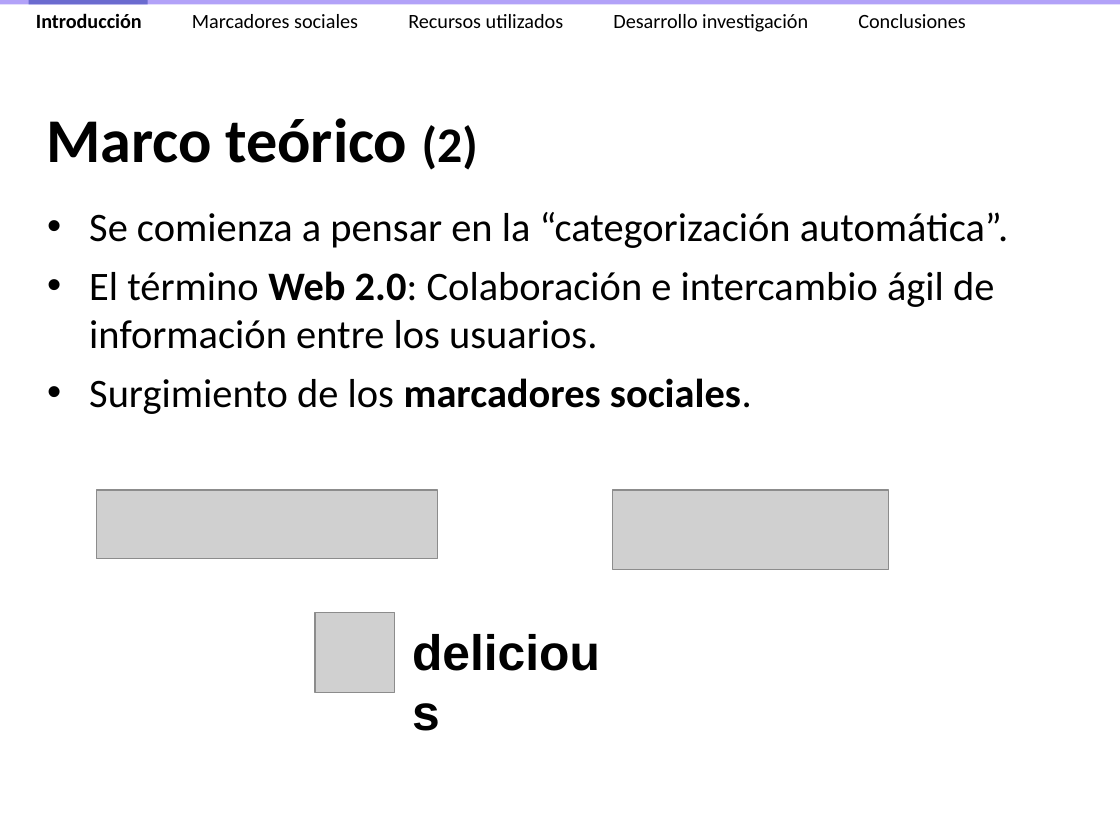
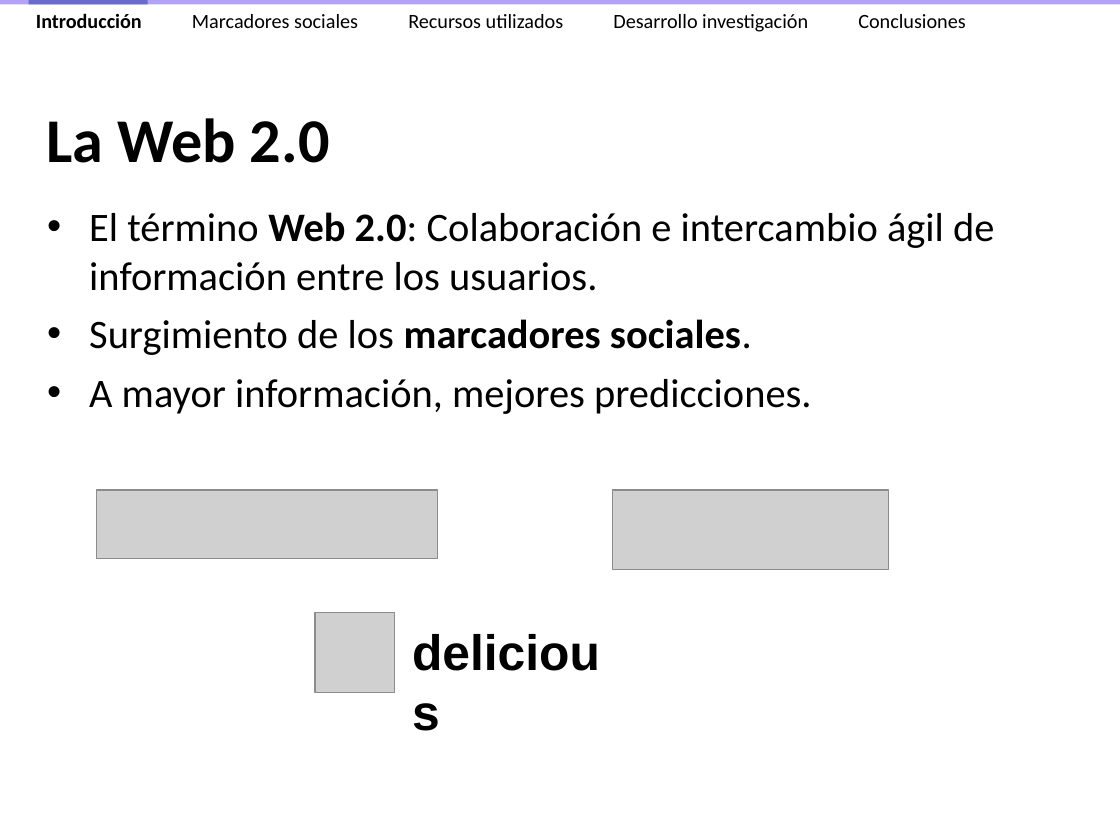
Before and after one commit to ak907kenai/nicotournetesis, a slide deck: slide 8 of docs_trunk/Presentación/Nicolás Tourné - Presentación Tesis (v2.4).ppt (slide 6 before the commit). Drawn at 1120x840 pixels with LibreOffice and Linux fonts; fonts in the diff are those of the drawing; grey boxes stand for pictures. Boxes give left, top, right and bottom in pixels: in the first picture for what was removed or moved away, otherwise in the second. Text is boxed around its words. In the diff, an @@ line names an element or a change of style, - is before the commit and + after.

```diff
--- a/docs_trunk/Presentación/Nicolás Tourné - Presentación Tesis (v2.4).ppt
+++ b/docs_trunk/Presentación/Nicolás Tourné - Presentación Tesis (v2.4).ppt
@@ title at bbox=[46, 118, 330, 163]: text changed @@
-Marco teórico (2)
+La Web 2.0
@@ text at bbox=[89, 212, 1008, 248]: paragraph removed @@
-• Se comienza a pensar en la “categorización automática”.
@@ text at bbox=[89, 379, 812, 414]: paragraph added @@
+• A mayor información, mejores predicciones.
```
Also in this commit, not shown: 14 other slides changed, 6 slides added, 1 other file.
